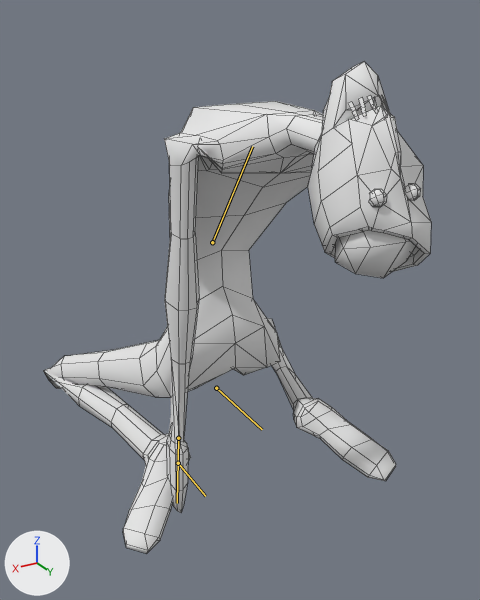
The Blender file Assets/Models/Entities/Zombie.blend: old version first, new version second.
The view is the same before and after, from a camera (50 mm lens) standing at (0.761, 1.567, 1.014) and looking at (0.05, 0.382, 0.422). The lights are fixed; the arrows at lower left show +X, +Y and +Z. The first picture is the older version. Both versions are drawn at frame 5 of the action 'Idle'; the numbers are the values there. The bones that change are drawn over the model as lines. Mesh edges are drawn as thin lines.

In view in the first picture: 'BezierCurve.003'.
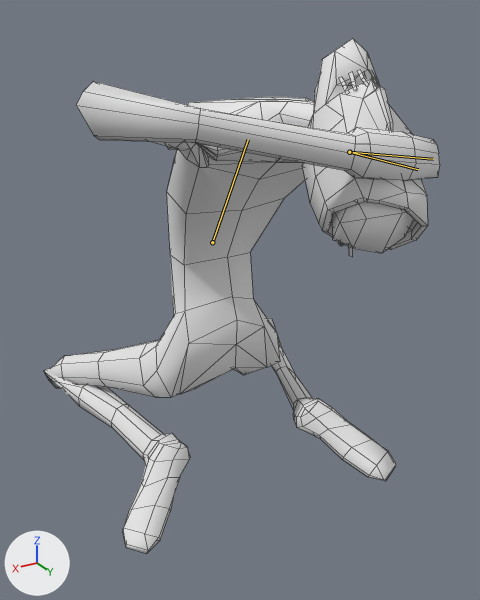
The change in detail:
Bone 'Spine' (bone_spine) turns from (-33, 0, 0) to (-29, 0, 0) degrees about its own x, y and z.
Bone 'Hand.L' (bone_hand_l) turns from (-46, -101, 44) to (-22, 6, 12) degrees about its own x, y and z.
Bone 'Arm IK.L' (bone_arm_ik_l) moves from (-0.604, 0.411, -1.679) to (-0.696, 0.821, -0.928).
Bone 'Arm Pole.L' (bone_arm_pole_l) moves from (-0.185, 0.51, -1.283) to (0.128, 0.262, -0.646).

Changed parts and their boxes (x1, y1, x2, y2) in the pictures (480 x 600 px):
'BezierCurve.003', posed
    before: (43, 62, 431, 553)
    after: (43, 38, 440, 553)
bone 'Spine', root to tip
    before: (212, 242) to (252, 146)
    after: (212, 242) to (248, 139)
bone 'Hand.L', root to tip
    before: (178, 438) to (177, 503)
    after: (350, 152) to (433, 159)
bone 'Arm IK.L', root to tip
    before: (178, 463) to (205, 496)
    after: (349, 152) to (418, 169)
